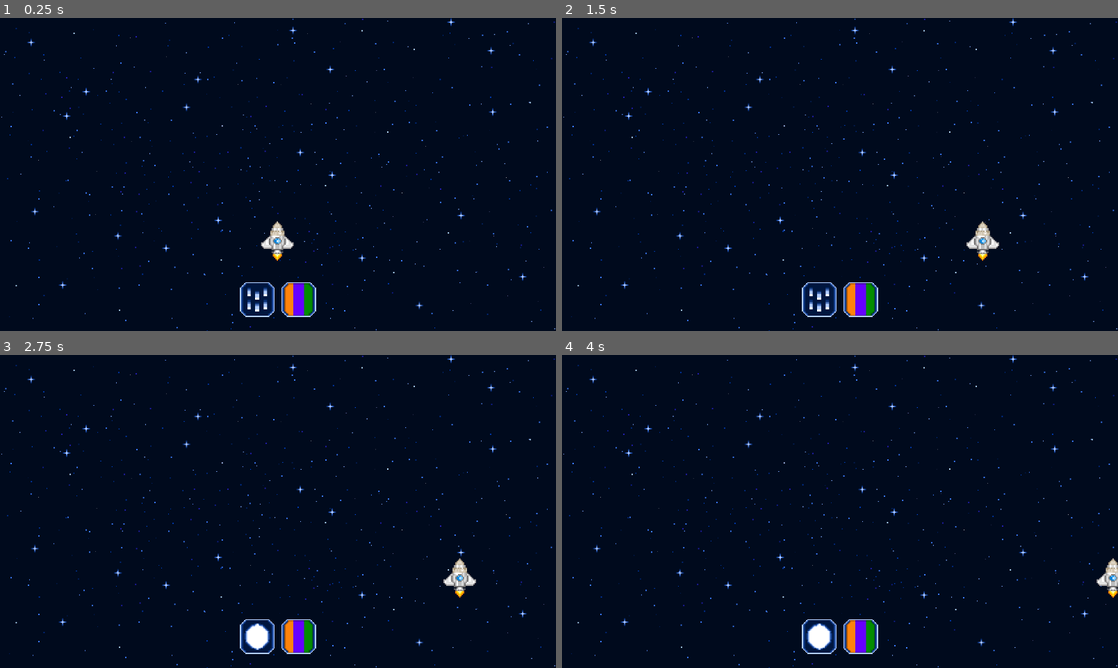
Above: before the commit, frames 1-4 (two rows, left to right).
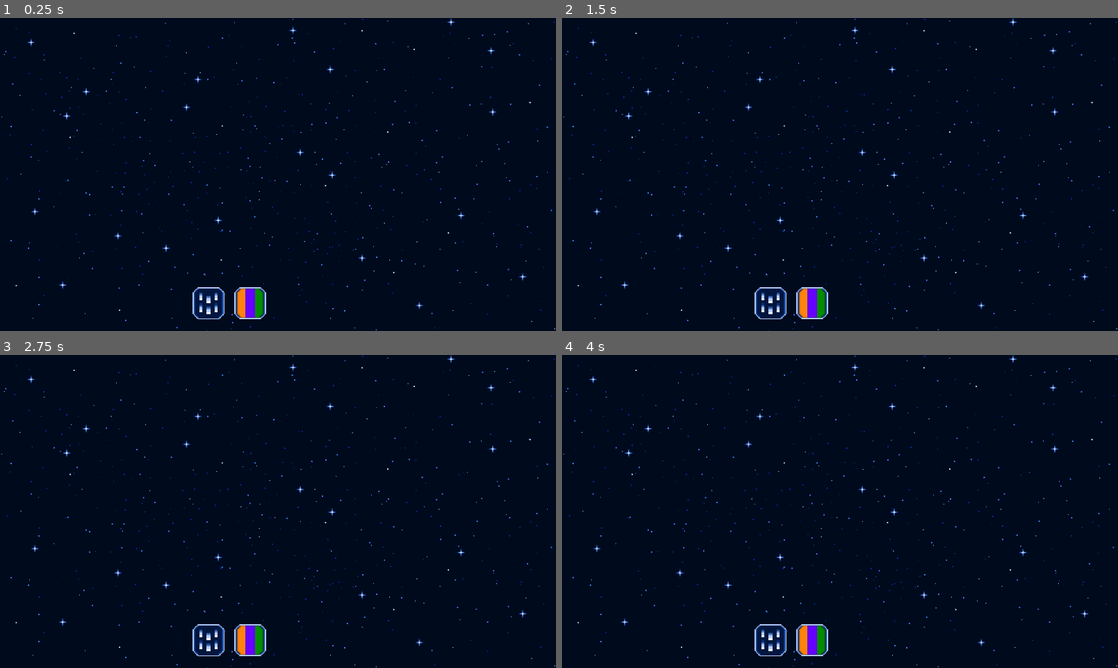
Above: after the commit, the same moments.

Repository: Annars30/GithubRepos-FINAL-project-ver1
Game: Godot game, scene res://Scenes/game.tscn
The game is run twice, just before and just after one commit, with the same random seed, the same clock (stepped at 60 frames per second) and the same inputs.
Inputs (mouse positions are in pixels of both pictures, inside the frame that each line leads up to):
- Up to frame 1 (0.25 s): no input
- Up to frame 2 (1.5 s): tap Enter at 0.5 s; move the mouse to (817, 299) at 0.52 s; hold Right (move_right) 0.53-1.28 s; click (817, 299) at 0.67 s; move the mouse to (862, 299) at 1.27 s; hold Left (move_left) from 1.28 s (still down); click (862, 299) at 1.42 s
- Up to frame 3 (2.75 s): move the mouse to (333, 442) at 2.02 s; release Left (move_left) at 2.03 s; hold Right (move_right) from 2.03 s (still down)
- Up to frame 4 (4 s): move the mouse to (812, 574) at 2.77 s; click (812, 574) at 2.92 s; tap Space at 3.5 s; move the mouse to (1006, 558) at 3.52 s; release Right (move_right) at 3.53 s; hold Left (move_left) from 3.53 s (still down)

The runs differ from the first frame. In frame 1, 2.3% of the frame differs, in the area x 34-57%, y 64-97%; in frame 2, 2.3%; in frame 3, 2.3%; in frame 4, 2.3%.

Commit message:
Update game.tscn

Diff:
--- a/Scenes/game.tscn
+++ b/Scenes/game.tscn
@@ -1,13 +1,15 @@
-[gd_scene load_steps=7 format=3 uid="uid://d35dyu7g81yds"]
+[gd_scene load_steps=10 format=3 uid="uid://d35dyu7g81yds"]
 
 [ext_resource type="Texture2D" uid="uid://dr25dewwn2fnm" path="res://Assets/art-objects/Background.png" id="1_ebmjs"]
 [ext_resource type="Script" uid="uid://drunahwsul0ee" path="res://Scripts/game.gd" id="1_wowpa"]
-[ext_resource type="PackedScene" uid="uid://xr8lrth1gcej" path="res://Scenes/ship-alive.tscn" id="2_qxrlw"]
 [ext_resource type="PackedScene" uid="uid://b73m3w5ncg4jt" path="res://Scenes/Dice1.tscn" id="4_3dryh"]
+[ext_resource type="PackedScene" uid="uid://wwesqpmhus8n" path="res://Scenes/ship.tscn" id="5_wowpa"]
+[ext_resource type="PackedScene" uid="uid://0p5rqdiadylr" path="res://Scenes/Life.tscn" id="6_1l0tm"]
 [ext_resource type="PackedScene" uid="uid://c86tyludxm03s" path="res://Scenes/Dice2.tscn" id="6_i6g32"]
+[ext_resource type="PackedScene" uid="uid://pjfgfs20cbg6" path="res://Scenes/supernova.tscn" id="7_1l0tm"]
+[ext_resource type="Script" uid="uid://dqid2lbjwppak" path="res://Scripts/supernova.gd" id="8_v158k"]
 
 [sub_resource type="WorldBoundaryShape2D" id="WorldBoundaryShape2D_wowpa"]
-normal = Vector2(-1, 0)
 
 [node name="Game" type="Node2D"]
 script = ExtResource("1_wowpa")
@@ -16,21 +18,30 @@
 position = Vector2(640.00006, 359.99997)
 texture = ExtResource("1_ebmjs")
 
-[node name="ship-alive" parent="." instance=ExtResource("2_qxrlw")]
-position = Vector2(640, 510)
+[node name="Dice1" parent="." instance=ExtResource("4_3dryh")]
+position = Vector2(480.00003, 656)
+scale = Vector2(2.3, 2.3)
+
+[node name="Dice2" parent="." instance=ExtResource("6_i6g32")]
+position = Vector2(576, 656)
+scale = Vector2(2.3, 2.3)
+
+[node name="Area2D" type="Area2D" parent="."]
+position = Vector2(24, 416.00003)
+rotation = 1.5724819
+
+[node name="CollisionShape2D" type="CollisionShape2D" parent="Area2D"]
+scale = Vector2(3.04, 3.079999)
+shape = SubResource("WorldBoundaryShape2D_wowpa")
+
+[node name="ship" parent="." instance=ExtResource("5_wowpa")]
+position = Vector2(640, 544)
 scale = Vector2(3, 3)
 
-[node name="StaticBody2D" type="StaticBody2D" parent="."]
-position = Vector2(1248, 520)
-disable_mode = 1
+[node name="Life" parent="." instance=ExtResource("6_1l0tm")]
+position = Vector2(760, 656)
+scale = Vector2(2, 2)
 
-[node name="CollisionShape2D" type="CollisionShape2D" parent="StaticBody2D"]
-shape = SubResource("WorldBoundaryShape2D_wowpa")
-
-[node name="Dice1" parent="." instance=ExtResource("4_3dryh")]
-position = Vector2(592.00006, 648)
-scale = Vector2(2.5, 2.5)
-
-[node name="Dice2" parent="." instance=ExtResource("6_i6g32")]
-position = Vector2(688, 648)
-scale = Vector2(2.5, 2.5)
+[node name="Supernova" parent="." instance=ExtResource("7_1l0tm")]
+position = Vector2(640, -168)
+script = ExtResource("8_v158k")
